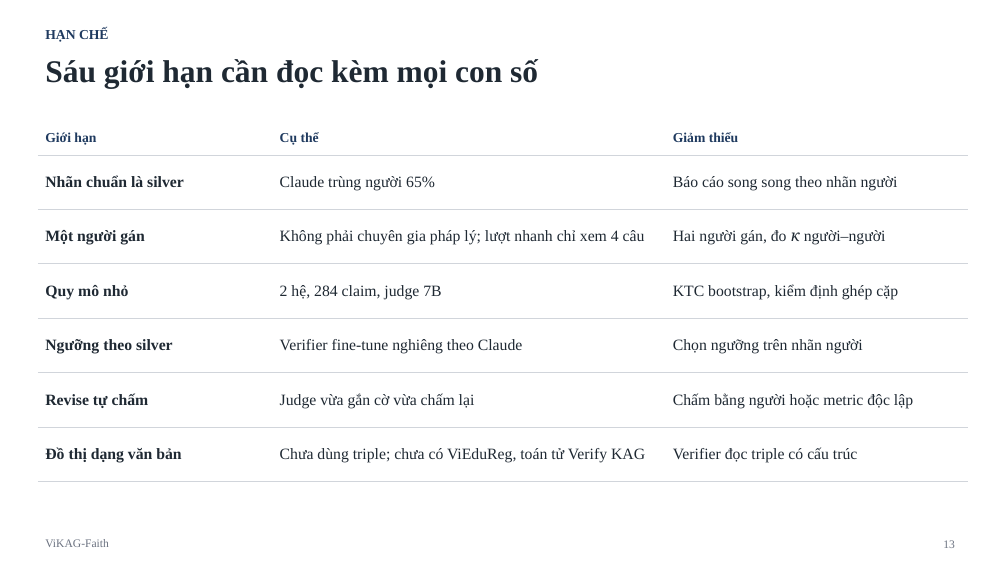
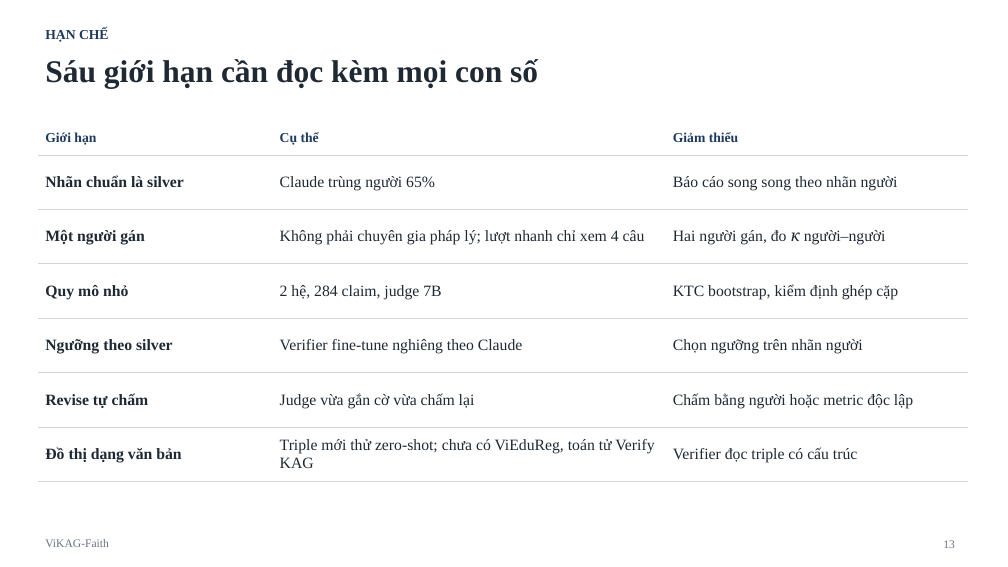
Before and after one commit to vinhha195-oss/vikag-faith, a slide deck: slide 13 of nop_bai/ViKAG-Faith_BaiBao_slide.pptx. Drawn at 1008x567 pixels with LibreOffice and Linux fonts; fonts in the diff are those of the drawing. Boxes give left, top, right and bottom in pixels: in the first picture for what was removed or moved away, otherwise in the second. Text is boxed around its words. In the diff, an @@ line names an element or a change of style, - is before the commit and + after.

```diff
--- a/nop_bai/ViKAG-Faith_BaiBao_slide.pptx
+++ b/nop_bai/ViKAG-Faith_BaiBao_slide.pptx
@@ table at [38, 121, 968, 472] @@
-row 7, column 2: Chưa dùng triple; chưa có ViEduReg, toán tử Verify KAG
+row 7, column 2: Triple mới thử zero-shot; chưa có ViEduReg, toán tử Verify KAG
```
Also in this commit, not shown: 2 other slides changed, 12 other files.
